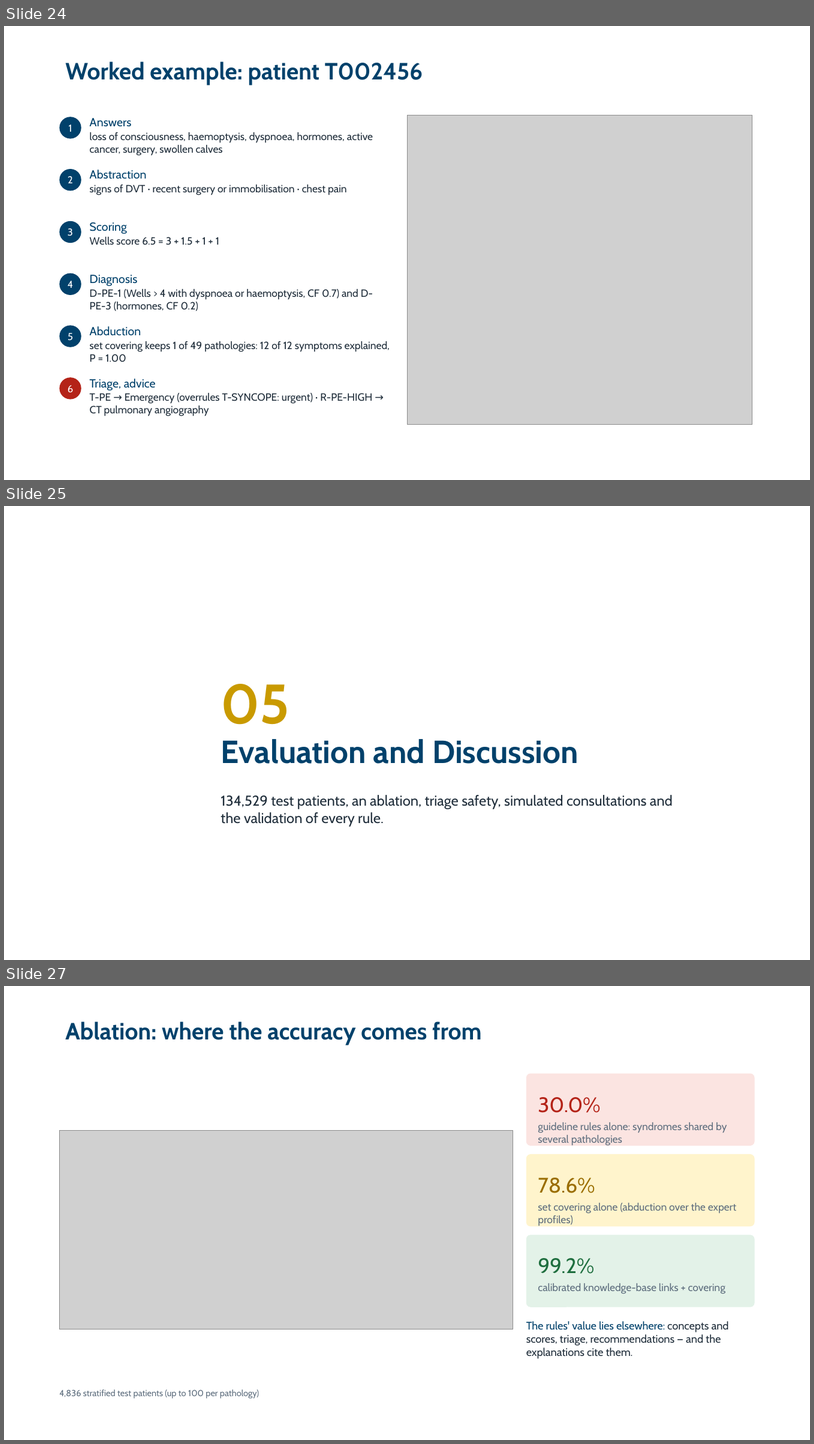
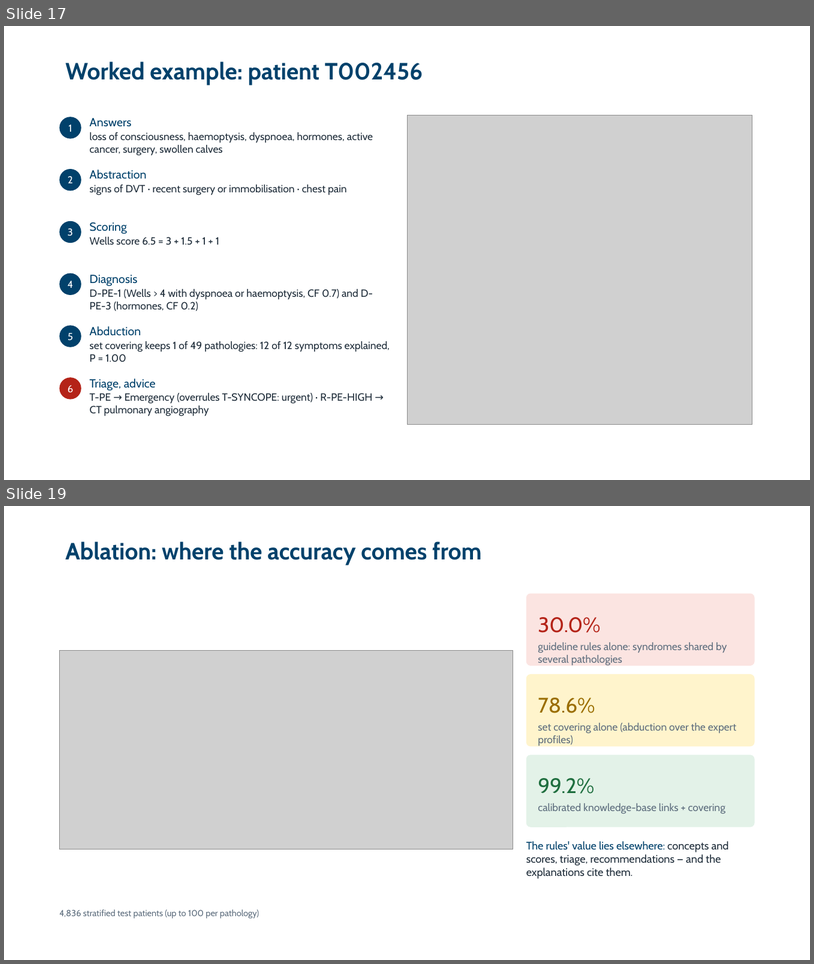
Before and after one commit to zidanarsyad/ddx-expert-system, a slide deck: docs/slides.pptx. Shown one above the other, each under a label of ours: slides 24, 25 and 27 before the commit, slides 17 and 19 after it; the slides between them are not shown. The pictures are 814x1444 and 814x964 pixels, drawn with LibreOffice and Linux fonts; fonts in the diff are those of the drawing; grey boxes stand for pictures; background and template pictures are left out. Boxes give left, top, right and bottom in pixels: in the first picture for what was removed or moved away, otherwise in the second. Text is boxed around its words. In the diff, an @@ line names an element or a change of style, - is before the commit and + after.

```diff
--- a/docs/slides.pptx
+++ b/docs/slides.pptx
@@ slide 25 removed at bbox=[4, 506, 810, 960], background picture (left out) @@
@@ title removed at bbox=[221, 684, 579, 763] @@
-05
-Evaluation and Discussion
@@ text removed at bbox=[221, 795, 673, 826] @@
-134,529 test patients, an ablation, triage safety, simulated consultations and the validation of every rule.
@@ what was slide 24 is now slide 17 @@
@@ what was slide 27 is now slide 19 @@
```
Also in this commit, not shown: 5 slides changed, 1 slide added, 9 other slides removed, 7 other files.
